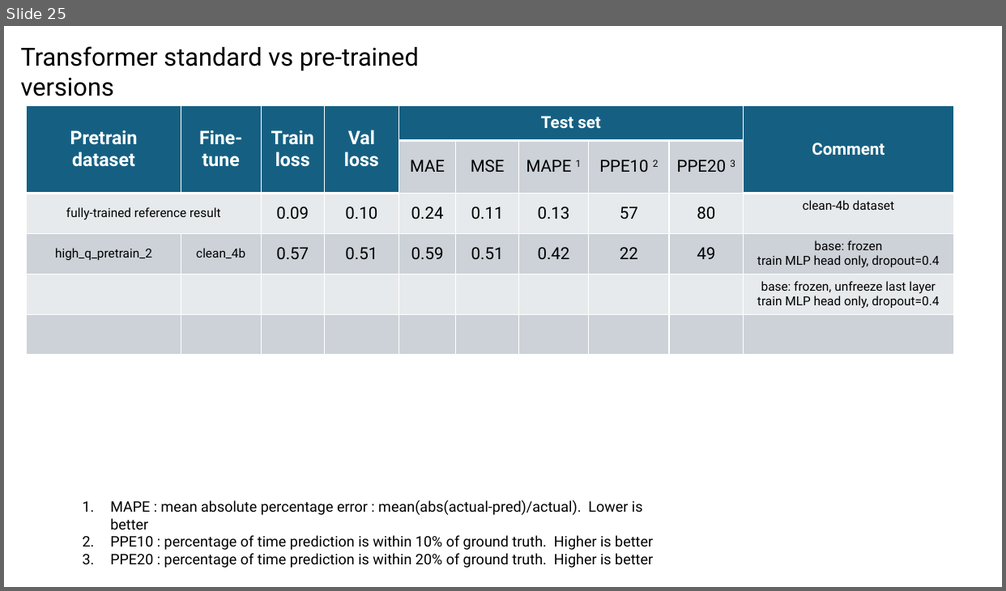
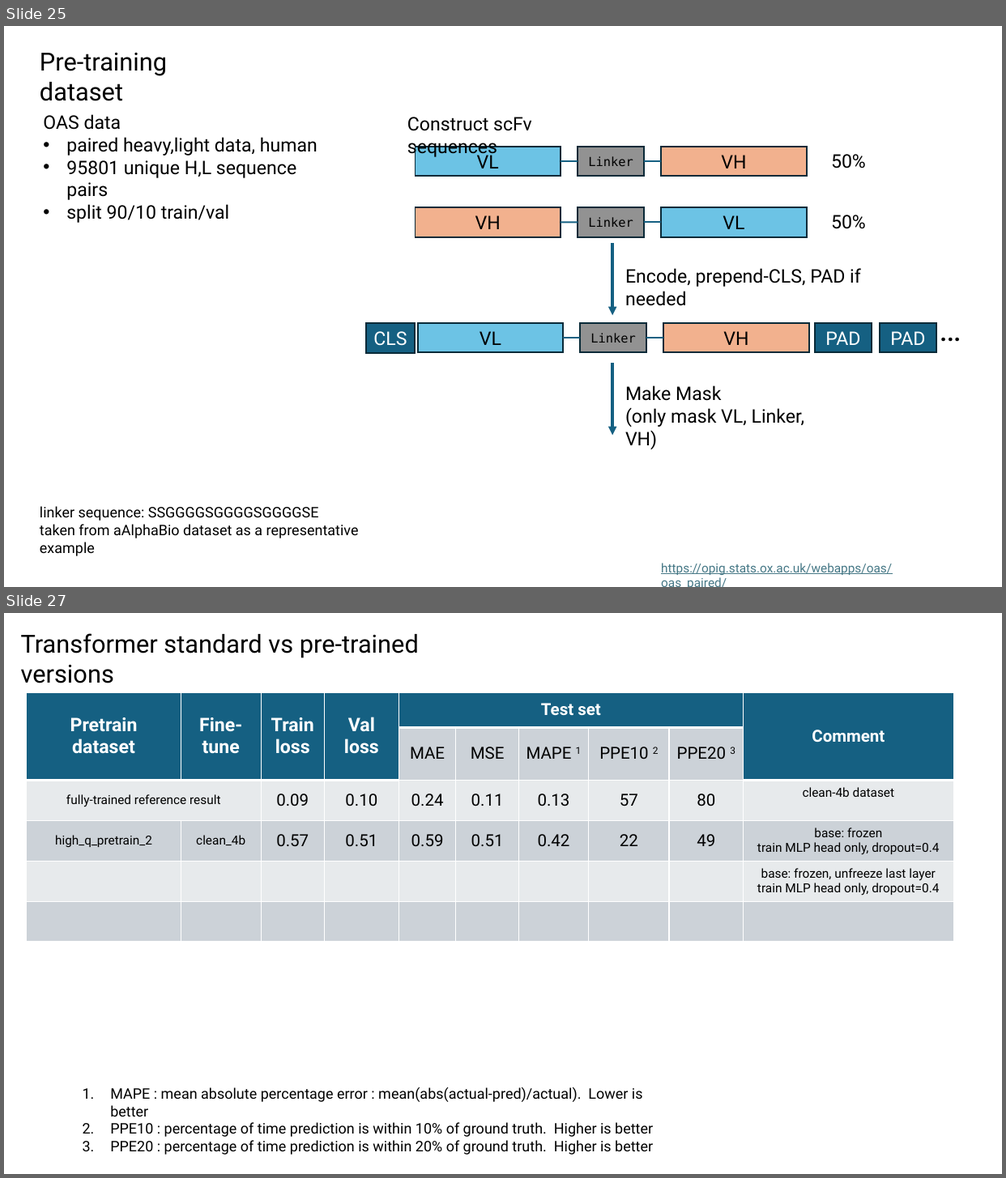
Before and after one commit to planaria158/BERT-antibody-antigen-binding-energy, a slide deck: Homework-aAlphaBio.pptx. Shown one above the other, each under a label of ours: slide 25 before the commit, slides 25 and 27 after it; the slides between them are not shown. The pictures are 1006x591 and 1006x1178 pixels, drawn with LibreOffice and Linux fonts; fonts in the diff are those of the drawing. Boxes give left, top, right and bottom in pixels: in the first picture for what was removed or moved away, otherwise in the second. Text is boxed around its words. In the diff, an @@ line names an element or a change of style, - is before the commit and + after.

Commit message:
removed incorrect use of softmax from MLM tform.py created a DIY scFv dataset that creates scFv sequences from OAS heavy/light chain data misc changes

```diff
--- a/Homework-aAlphaBio.pptx
+++ b/Homework-aAlphaBio.pptx
@@ slide 25 added at [4, 26, 1002, 587], background #FFFFFF @@
@@ text added at [40, 53, 167, 101], 24 pt, text #000000 @@
+Pre-training dataset
@@ text added at [43, 114, 317, 223], 18 pt, text #000000 @@
+OAS data
+• paired heavy,light data, human
+• 95801 unique H,L sequence pairs
+• split 90/10 train/val
@@ text added at [407, 117, 532, 158], 18 pt, text #000000 @@
+Construct scFv sequences
@@ group added at [415, 147, 866, 238]: 6 rectangles, 4 lines, 2 texts @@
+VL
+VH
+Linker
+VL
+VH
+Linker
+50%
+50%
@@ arrow added from (612, 244) to (612, 316), #156082 2.75 pt @@
@@ text added at [625, 268, 861, 306], 18 pt, text #000000 @@
+Encode, prepend-CLS, PAD if needed
@@ group added at [366, 305, 974, 353]: 6 rectangles, 2 lines, 1 text @@
+CLS
+VL
+VH
+Linker
+PAD
+PAD
+…
@@ arrow added from (612, 364) to (612, 436), #156082 2.75 pt @@
@@ text added at [625, 386, 804, 450], 18 pt, text #000000 @@
+Make Mask
+(only mask VL, Linker, VH)
@@ text added at [40, 506, 359, 539], 14 pt, text #000000 @@
+linker sequence: SSGGGGSGGGGSGGGGSE
+taken from aAlphaBio dataset as a representative example
@@ text added at [661, 563, 892, 575], 12 pt, text #467886, underline @@
+https://opig.stats.ox.ac.uk/webapps/oas/oas_paired/
@@ what was slide 25 is now slide 27 @@
```
Also in this commit, not shown: 1 slide changed, 1 other slide added, 1 slide removed, 13 other files.
